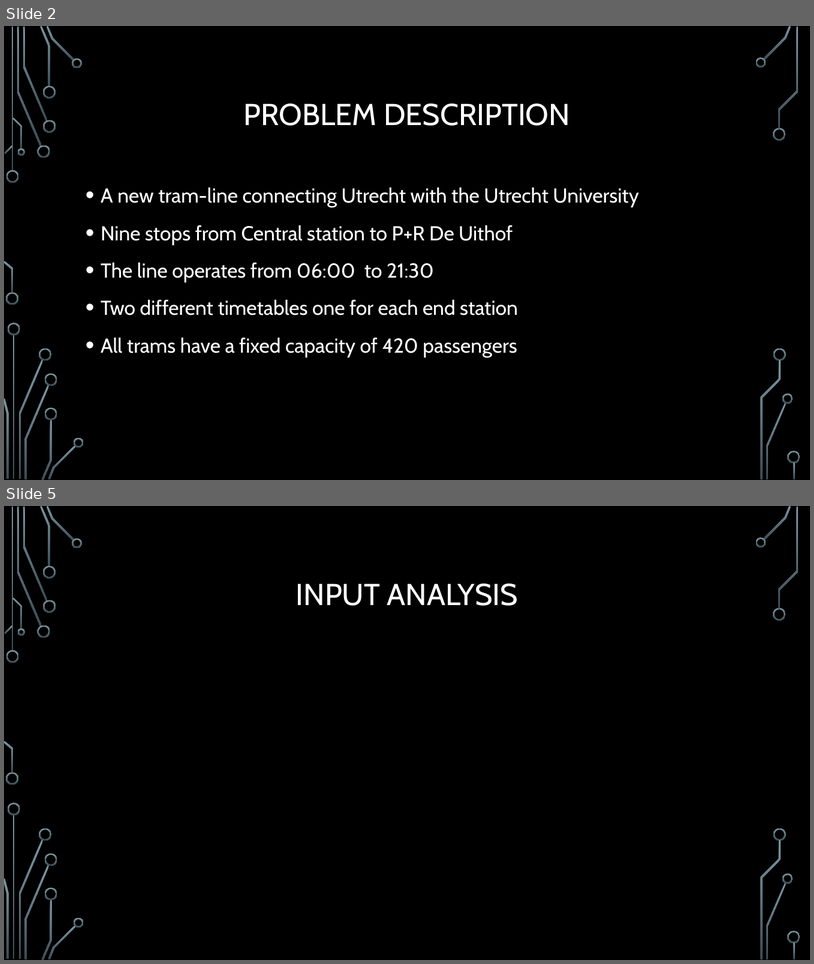
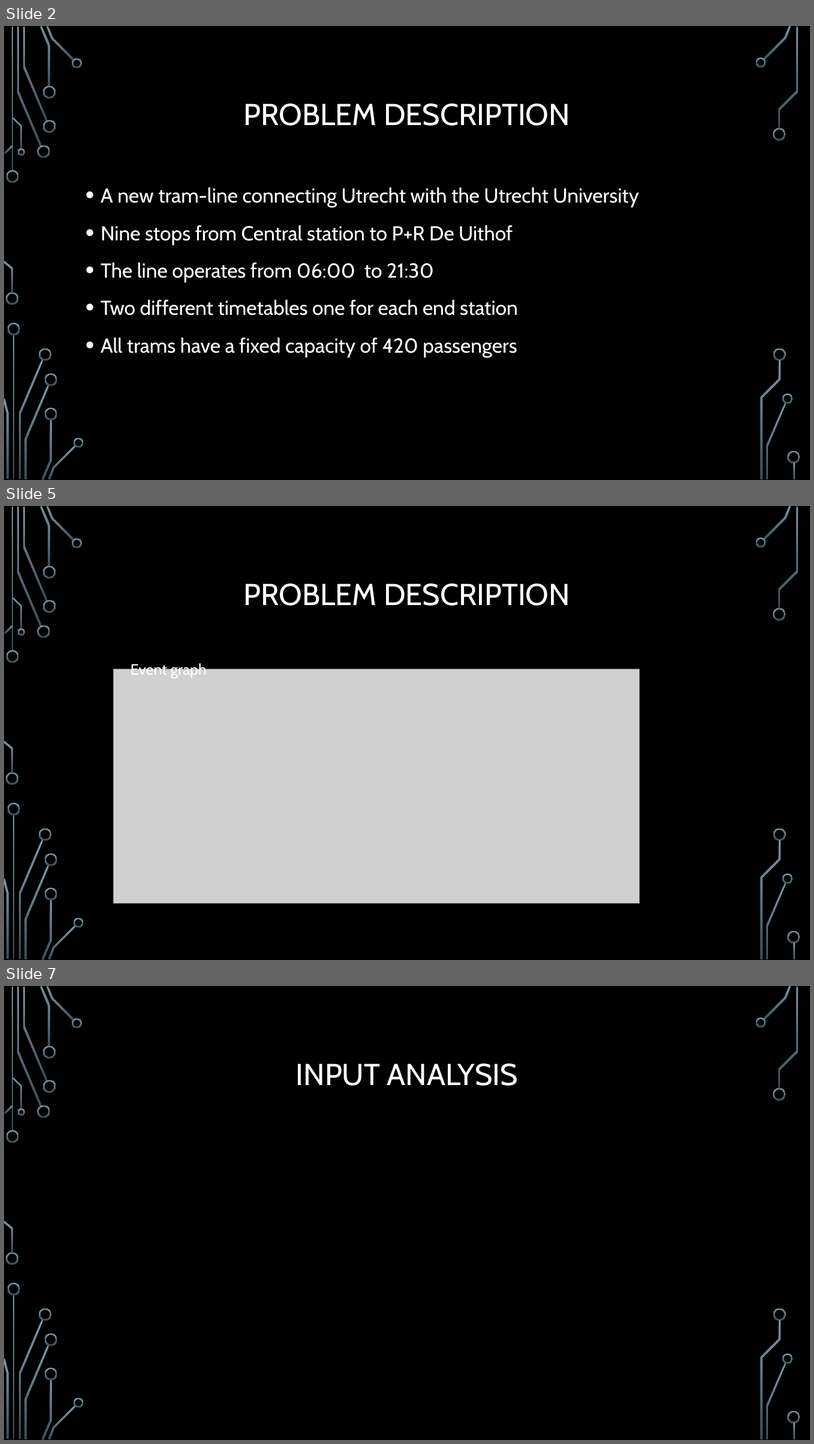
Before and after one commit to omelkonian/PySimu, a slide deck: presentation/Simulation assignment.pptx. Shown one above the other, each under a label of ours: slides 2 and 5 before the commit, slides 2, 5 and 7 after it; the slides between them are not shown. The pictures are 814x964 and 814x1444 pixels, drawn with LibreOffice and Linux fonts; fonts in the diff are those of the drawing; grey boxes stand for pictures; background and template pictures are left out. Boxes give left, top, right and bottom in pixels: in the first picture for what was removed or moved away, otherwise in the second. Text is boxed around its words. In the diff, an @@ line names an element or a change of style, - is before the commit and + after.

```diff
--- a/presentation/Simulation assignment.pptx
+++ b/presentation/Simulation assignment.pptx
@@ slide 5 added at (x1=4, y1=506, x2=810, y2=960), background picture (left out); not listed: 36 template elements that a slide beside it also shows @@
@@ title added at (x1=244, y1=583, x2=570, y2=606), 36 pt, text #FFFFFF @@
+PROBLEM DESCRIPTION
@@ text added at (x1=131, y1=662, x2=207, y2=678), 18 pt, text #FFFFFF @@
+Event graph
@@ picture added at (x1=113, y1=669, x2=639, y2=903) @@
@@ what was slide 5 is now slide 7 @@
```
Also in this commit, not shown: 2 slides changed, 2 other slides added.
